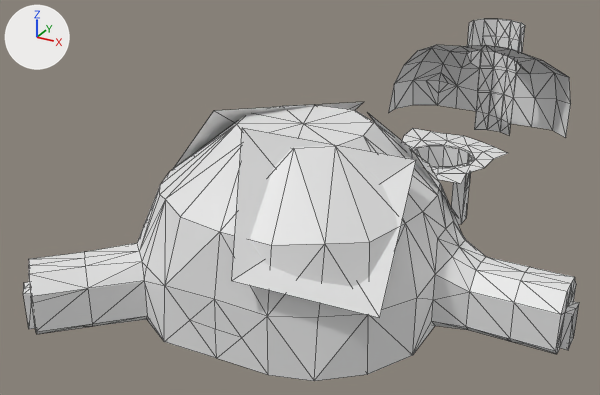
The OBJ model assets/scenes/scene07/map.obj: old version first, new version second.
Before and after are seen from a 50 mm camera at (22.6, -81.4, 8.4) aimed at (-4.9, -31.4, -16.6). Arrows for +X, +Y and +Z are at upper left; the lights stay in place. The first picture is the older version. Mesh edges are drawn as thin lines. Where no turn or scale is listed for an object, it has been applied to the vertices.

Objects in the first picture: 'inside_the_deku_tree_07.dmx'.
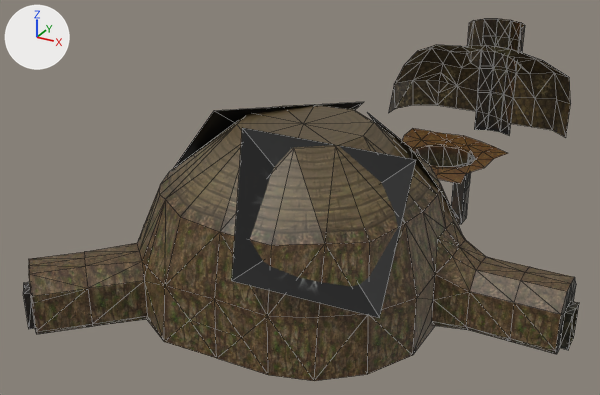
Pixel boxes [x1, y1, x2, y2] of what changed, in the pictures (600 x 395 px):
'inside_the_deku_tree_07.dmx', surface changed (white to brown): [23, 19, 579, 381] in both

The change, as a list of edits to the scene's bpy script:
```text
Add img_dg01_kabe_04_a800_png:
    img_dg01_kabe_04_a800_png = load_image('dg01_kabe_04_a800.png', '../textures/dg01_kabe_04_a800.png', 256, 128, 'sRGB')
Add img_dg01_ten_01_38800_png:
    img_dg01_ten_01_38800_png = load_image('dg01_ten_01_38800.png', '../textures/dg01_ten_01_38800.png', 128, 128, 'sRGB')
Add img_dg01_yuka_04_3f200_png:
    img_dg01_yuka_04_3f200_png = load_image('dg01_yuka_04_3f200.png', '../textures/dg01_yuka_04_3f200.png', 256, 256, 'sRGB')
Add img_dg01_kabe_08_fc00_png:
    img_dg01_kabe_08_fc00_png = load_image('dg01_kabe_08_fc00.png', '../textures/dg01_kabe_08_fc00.png', 256, 256, 'sRGB')
Add img_dg01_tuta_01_k__3b200_png:
    img_dg01_tuta_01_k__3b200_png = load_image('dg01_tuta_01_k__3b200.png', '../textures/dg01_tuta_01_k__3b200.png', 128, 128, 'sRGB')
Add img_dg01_kabe_09_2_1a400_png:
    img_dg01_kabe_09_2_1a400_png = load_image('dg01_kabe_09_2_1a400.png', '../textures/dg01_kabe_09_2_1a400.png', 128, 128, 'sRGB')
Add img_dg01_kiri_04_1e400_png:
    img_dg01_kiri_04_1e400_png = load_image('dg01_kiri_04_1e400.png', '../textures/dg01_kiri_04_1e400.png', 128, 256, 'sRGB')
Add img_dg01_iwa_01_0_png:
    img_dg01_iwa_01_0_png = load_image('dg01_iwa_01_0.png', '../textures/dg01_iwa_01_0.png', 256, 256, 'sRGB')
Add img_dg01_kabe_10_2_1c400_png:
    img_dg01_kabe_10_2_1c400_png = load_image('dg01_kabe_10_2_1c400.png', '../textures/dg01_kabe_10_2_1c400.png', 128, 128, 'sRGB')
Add img_dg01_kumo_02_23800_png:
    img_dg01_kumo_02_23800_png = load_image('dg01_kumo_02_23800.png', '../textures/dg01_kumo_02_23800.png', 256, 256, 'sRGB')
Change mat_dg01_kumo_02_23800:
    remove mat_dg01_kumo_02_23800.base_color = (0.8, 0.8, 0.8)  # white #e7e7e7
    add mat_dg01_kumo_02_23800.texture = img_dg01_kumo_02_23800_png
Change mat_dg01_kabe_10_2_1c400:
    remove mat_dg01_kabe_10_2_1c400.base_color = (0.8, 0.8, 0.8)  # white #e7e7e7
    add mat_dg01_kabe_10_2_1c400.texture = img_dg01_kabe_10_2_1c400_png
Change mat_dg01_iwa_01_0:
    remove mat_dg01_iwa_01_0.base_color = (0.8, 0.8, 0.8)  # white #e7e7e7
    add mat_dg01_iwa_01_0.texture = img_dg01_iwa_01_0_png
Change mat_dg01_kiri_04_1e400:
    remove mat_dg01_kiri_04_1e400.base_color = (0.8, 0.8, 0.8)  # white #e7e7e7
    add mat_dg01_kiri_04_1e400.texture = img_dg01_kiri_04_1e400_png
Change mat_dg01_kabe_09_2_1a400:
    remove mat_dg01_kabe_09_2_1a400.base_color = (0.8, 0.8, 0.8)  # white #e7e7e7
    add mat_dg01_kabe_09_2_1a400.texture = img_dg01_kabe_09_2_1a400_png
Change mat_dg01_tuta_01_k__3b200:
    remove mat_dg01_tuta_01_k__3b200.base_color = (0.8, 0.8, 0.8)  # white #e7e7e7
    add mat_dg01_tuta_01_k__3b200.texture = img_dg01_tuta_01_k__3b200_png
Change mat_dg01_kabe_08_fc00:
    remove mat_dg01_kabe_08_fc00.base_color = (0.8, 0.8, 0.8)  # white #e7e7e7
    add mat_dg01_kabe_08_fc00.texture = img_dg01_kabe_08_fc00_png
Change mat_dg01_yuka_04_3f200:
    remove mat_dg01_yuka_04_3f200.base_color = (0.8, 0.8, 0.8)  # white #e7e7e7
    add mat_dg01_yuka_04_3f200.texture = img_dg01_yuka_04_3f200_png
Change mat_dg01_ten_01_38800:
    remove mat_dg01_ten_01_38800.base_color = (0.8, 0.8, 0.8)  # white #e7e7e7
    add mat_dg01_ten_01_38800.texture = img_dg01_ten_01_38800_png
Change mat_dg01_kabe_04_a800:
    remove mat_dg01_kabe_04_a800.base_color = (0.8, 0.8, 0.8)  # white #e7e7e7
    add mat_dg01_kabe_04_a800.texture = img_dg01_kabe_04_a800_png
```
